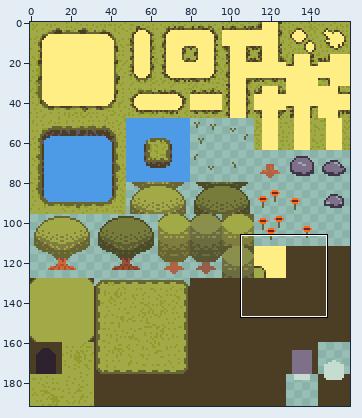
Two states of a sprite sheet, Assets/Act1/TileMaps/ForestTileSetAct1.png. The picture above shows the old version from afar; the outline marks the close-up.
Close-up. Earlier state:
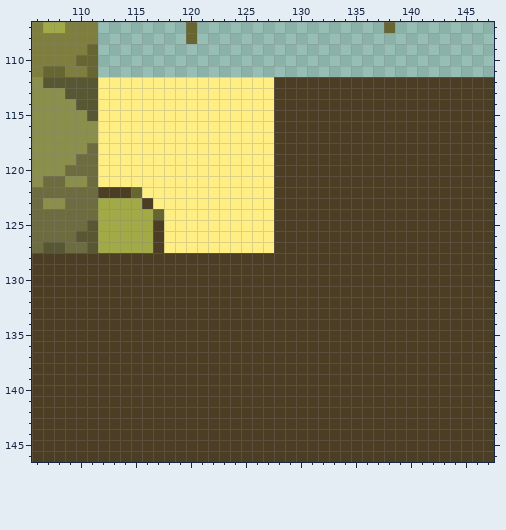
The file is 160x192 pixels. Shown: x 106..147, y 107..146.
After:
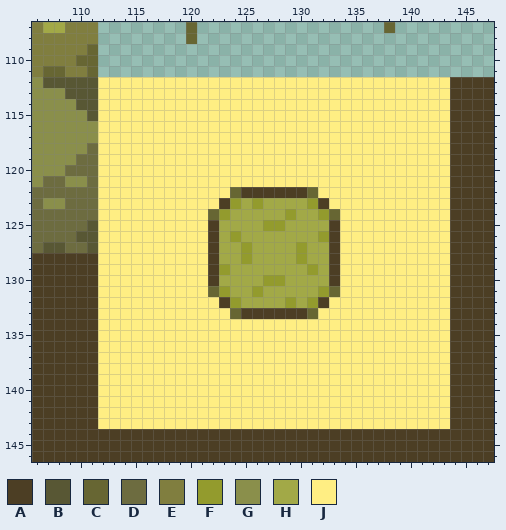
Palette (. is transparent): A #4c3e24  B #585734  C #676633  D #6d6c40  E #807e3f  F #939b2d  G #8a8f4b  H #a2a947  J #ffee83
Change:
@@ x 106..147 @@
 111 ECCEEC....................................
-112 GBBBBBJJJJJJJJJJJJJJJJAAAAAAAAAAAAAAAAAAAA
-113 GGGBBBJJJJJJJJJJJJJJJJAAAAAAAAAAAAAAAAAAAA
-114 GGGGBBJJJJJJJJJJJJJJJJAAAAAAAAAAAAAAAAAAAA
-115 GGGGGBJJJJJJJJJJJJJJJJAAAAAAAAAAAAAAAAAAAA
-116 GGGGGGJJJJJJJJJJJJJJJJAAAAAAAAAAAAAAAAAAAA
-117 GGGGGGJJJJJJJJJJJJJJJJAAAAAAAAAAAAAAAAAAAA
-118 GGGGGDJJJJJJJJJJJJJJJJAAAAAAAAAAAAAAAAAAAA
-119 GGGGDDJJJJJJJJJJJJJJJJAAAAAAAAAAAAAAAAAAAA
-120 GGGDDDJJJJJJJJJJJJJJJJAAAAAAAAAAAAAAAAAAAA
-121 GDDGGDJJJJJJJJJJJJJJJJAAAAAAAAAAAAAAAAAAAA
-122 DDDDDDAAACJJJJJJJJJJJJAAAAAAAAAAAAAAAAAAAA
-123 DGGDDDHHHHAJJJJJJJJJJJAAAAAAAAAAAAAAAAAAAA
-124 DDDDDDHHHHHCJJJJJJJJJJAAAAAAAAAAAAAAAAAAAA
-125 DDDDDBHHHHHAJJJJJJJJJJAAAAAAAAAAAAAAAAAAAA
-126 DDDDBBHHHHHAJJJJJJJJJJAAAAAAAAAAAAAAAAAAAA
-127 DBBDDBHHHHHAJJJJJJJJJJAAAAAAAAAAAAAAAAAAAA
-128 AAAAAAAAAAAAAAAAAAAAAAAAAAAAAAAAAAAAAAAAAA
-129 AAAAAAAAAAAAAAAAAAAAAAAAAAAAAAAAAAAAAAAAAA
-130 AAAAAAAAAAAAAAAAAAAAAAAAAAAAAAAAAAAAAAAAAA
-131 AAAAAAAAAAAAAAAAAAAAAAAAAAAAAAAAAAAAAAAAAA
-132 AAAAAAAAAAAAAAAAAAAAAAAAAAAAAAAAAAAAAAAAAA
-133 AAAAAAAAAAAAAAAAAAAAAAAAAAAAAAAAAAAAAAAAAA
-134 AAAAAAAAAAAAAAAAAAAAAAAAAAAAAAAAAAAAAAAAAA
-135 AAAAAAAAAAAAAAAAAAAAAAAAAAAAAAAAAAAAAAAAAA
-136 AAAAAAAAAAAAAAAAAAAAAAAAAAAAAAAAAAAAAAAAAA
-137 AAAAAAAAAAAAAAAAAAAAAAAAAAAAAAAAAAAAAAAAAA
-138 AAAAAAAAAAAAAAAAAAAAAAAAAAAAAAAAAAAAAAAAAA
-139 AAAAAAAAAAAAAAAAAAAAAAAAAAAAAAAAAAAAAAAAAA
-140 AAAAAAAAAAAAAAAAAAAAAAAAAAAAAAAAAAAAAAAAAA
-141 AAAAAAAAAAAAAAAAAAAAAAAAAAAAAAAAAAAAAAAAAA
-142 AAAAAAAAAAAAAAAAAAAAAAAAAAAAAAAAAAAAAAAAAA
-143 AAAAAAAAAAAAAAAAAAAAAAAAAAAAAAAAAAAAAAAAAA
+112 GBBBBBJJJJJJJJJJJJJJJJJJJJJJJJJJJJJJJJAAAA
+113 GGGBBBJJJJJJJJJJJJJJJJJJJJJJJJJJJJJJJJAAAA
+114 GGGGBBJJJJJJJJJJJJJJJJJJJJJJJJJJJJJJJJAAAA
+115 GGGGGBJJJJJJJJJJJJJJJJJJJJJJJJJJJJJJJJAAAA
+116 GGGGGGJJJJJJJJJJJJJJJJJJJJJJJJJJJJJJJJAAAA
+117 GGGGGGJJJJJJJJJJJJJJJJJJJJJJJJJJJJJJJJAAAA
+118 GGGGGDJJJJJJJJJJJJJJJJJJJJJJJJJJJJJJJJAAAA
+119 GGGGDDJJJJJJJJJJJJJJJJJJJJJJJJJJJJJJJJAAAA
+120 GGGDDDJJJJJJJJJJJJJJJJJJJJJJJJJJJJJJJJAAAA
+121 GDDGGDJJJJJJJJJJJJJJJJJJJJJJJJJJJJJJJJAAAA
+122 DDDDDDJJJJJJJJJJJJCAAAAAACJJJJJJJJJJJJAAAA
+123 DGGDDDJJJJJJJJJJJAFHFHHHHFAJJJJJJJJJJJAAAA
+124 DDDDDDJJJJJJJJJJCFHHHHHFHHFCJJJJJJJJJJAAAA
+125 DDDDDBJJJJJJJJJJAHHHHFFHHHHAJJJJJJJJJJAAAA
+126 DDDDBBJJJJJJJJJJAHFHHHHHHHFAJJJJJJJJJJAAAA
+127 DBBDDBJJJJJJJJJJAHHFHHHHFHHAJJJJJJJJJJAAAA
+128 AAAAAAJJJJJJJJJJAHHFHHHHFHHAJJJJJJJJJJAAAA
+129 AAAAAAJJJJJJJJJJAFHHHHHHHFHAJJJJJJJJJJAAAA
+130 AAAAAAJJJJJJJJJJAHHHHFFHHHHAJJJJJJJJJJAAAA
+131 AAAAAAJJJJJJJJJJCFHHFHHHHHFCJJJJJJJJJJAAAA
+132 AAAAAAJJJJJJJJJJJAFHHHHFHFAJJJJJJJJJJJAAAA
+133 AAAAAAJJJJJJJJJJJJCAAAAAACJJJJJJJJJJJJAAAA
+134 AAAAAAJJJJJJJJJJJJJJJJJJJJJJJJJJJJJJJJAAAA
+135 AAAAAAJJJJJJJJJJJJJJJJJJJJJJJJJJJJJJJJAAAA
+136 AAAAAAJJJJJJJJJJJJJJJJJJJJJJJJJJJJJJJJAAAA
+137 AAAAAAJJJJJJJJJJJJJJJJJJJJJJJJJJJJJJJJAAAA
+138 AAAAAAJJJJJJJJJJJJJJJJJJJJJJJJJJJJJJJJAAAA
+139 AAAAAAJJJJJJJJJJJJJJJJJJJJJJJJJJJJJJJJAAAA
+140 AAAAAAJJJJJJJJJJJJJJJJJJJJJJJJJJJJJJJJAAAA
+141 AAAAAAJJJJJJJJJJJJJJJJJJJJJJJJJJJJJJJJAAAA
+142 AAAAAAJJJJJJJJJJJJJJJJJJJJJJJJJJJJJJJJAAAA
+143 AAAAAAJJJJJJJJJJJJJJJJJJJJJJJJJJJJJJJJAAAA
 144 AAAAAAAAAAAAAAAAAAAAAAAAAAAAAAAAAAAAAAAAAA
Where, in picture pixels (left, top, right, bottom), the same in both close-ups:
changed: (98, 77, 450, 429)
